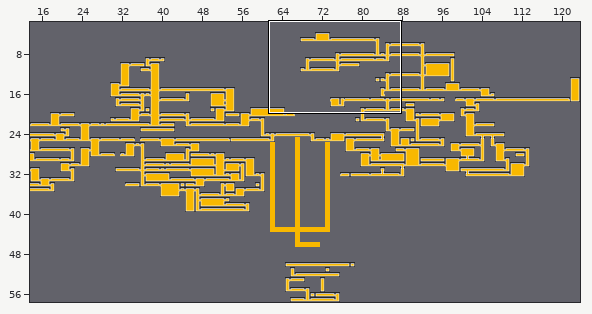
Tiled map -- maps/worldmaptiles.tmx. The picture above shows the old version from afar; the outline marks the close-up.
Close-up. As it was:
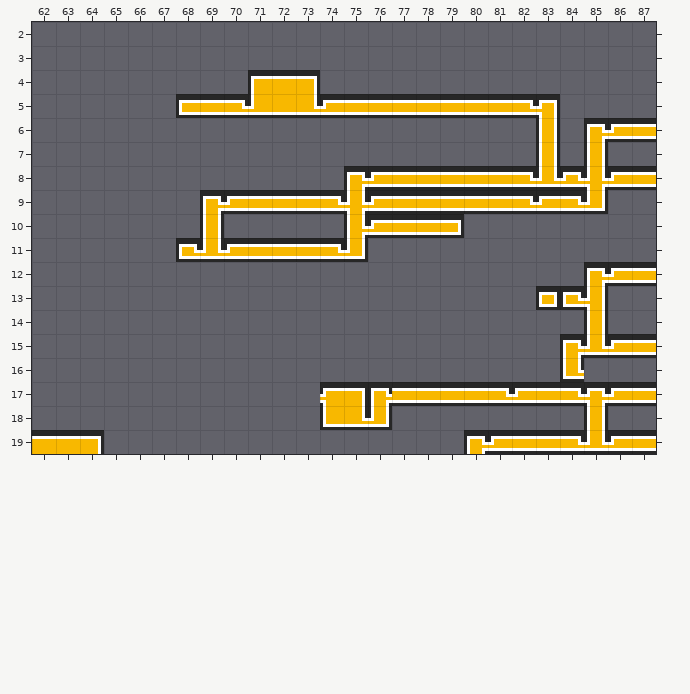
Cells are 16x16 px. Shown: x 62..87, y 2..19. The commit also changed other parts of the map, which this record leaves out.
And afterwards:
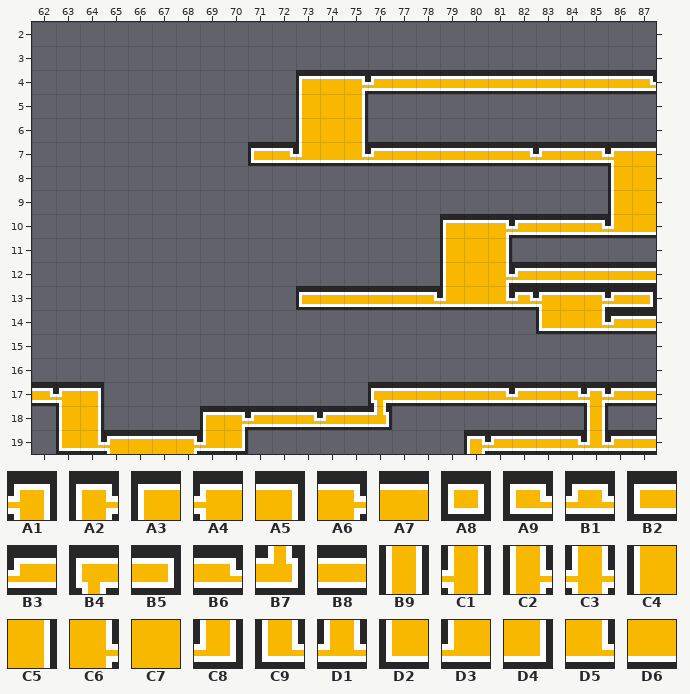
Key: from "maptiles": A1 1, A2 2, A3 16, A4 17, A5 32, A6 34, A7 48, A8 64, A9 66, B1 67, B2 80, B3 81, B4 84, B5 96, B6 98, B7 104, B8 112, B9 128, C1 129, C2 130, C3 131, C4 144, C5 160, C6 162, C7 176, C8 193, C9 194, D1 195, D2 208, D3 209, D4 224, D5 226, D6 240.
__ is an empty cell.
Tiles of an added or newly shown layer are drawn over the layers below it.
From old to new:
Layer "t1":
y 17: x 74..76 A4 A5 A2 -> __ __ B4
y 18: x 74..76 D2 D5 C8 -> B3 B8 B7
Layer "t4":
y 4: x 71..87 A3 A7 A5 __ __ __ __ __ __ __ __ __ __ __ __ __ __ -> __ __ A3 A7 A6 B3 B8 B8 B8 B8 B8 B8 B8 B8 B8 B8 B6
y 5: x 68..83 B2 B8 B6 D3 D6 D5 B3 B8 B8 B8 B8 B8 B8 B8 B6 A1 -> __ __ __ __ __ C4 C7 C5 __ __ __ __ __ __ __ __
y 6: x 73..75 __ __ __ -> C4 C7 C5; x 83 B9 -> __; x 85..87 A2 B3 B8 -> __ __ __
y 7: x 71..87 __ __ __ __ __ __ __ __ __ __ __ __ B9 __ B9 __ __ -> B2 B6 D3 D6 D5 B3 B8 B8 B8 B8 B8 B6 B3 B8 B6 A4 A7
y 8: x 75..87 A2 B3 B8 B8 B8 B8 B8 B6 D1 B1 C3 B3 B8 -> __ __ __ __ __ __ __ __ __ __ __ C4 C7
y 9: x 69..87 A2 B3 B8 B8 B8 B6 C3 B3 B8 B8 B8 B8 B8 B6 B3 B6 C8 __ __ -> __ __ __ __ __ __ __ __ __ __ __ __ __ __ __ __ __ C4 C7
y 10: x 69 B9 -> __; x 75..87 C2 B3 B8 B8 B5 __ __ __ __ __ __ __ __ -> __ __ __ __ A3 A7 A6 B3 B8 B8 B6 D3 D6
y 11: x 68..75 A9 D1 B3 B8 B8 B8 B6 C8 -> __ __ __ __ __ __ __ __; x 79..81 __ __ __ -> C4 C7 C5
y 12: x 79..86 __ __ __ __ __ __ A2 B3 -> C4 C7 C6 B3 B8 B8 B8 B8
y 13: x 73..87 __ __ __ __ __ __ __ __ __ __ A8 A9 C1 __ __ -> B2 B8 B8 B8 B8 B6 D3 D6 D5 B1 A4 A7 A6 B3 B5
y 14: x 83..87 __ __ B9 __ __ -> D2 D6 D5 B3 B8
y 15: x 84..87 A2 D1 B3 B8 -> __ __ __ __
y 16: x 84 C9 -> __
Layer "town":
y 19: x 62..64 A7 A7 A5 -> __ __ __
Layer "sky" (added):
y 17: x 62..64 __ __ __ -> B6 A4 A5
y 18: x 63..64 __ __ -> C4 C5; x 69..73 __ __ __ __ __ -> A3 A6 B3 B8 B6
y 19: x 63..70 __ __ __ __ __ __ __ __ -> D2 D5 A4 A7 A7 A6 D3 D4
Where, in picture pixels (left, top, right, bottom), the same in both close-ups:
changed: (176, 70, 656, 382)
changed: (32, 382, 392, 454)
